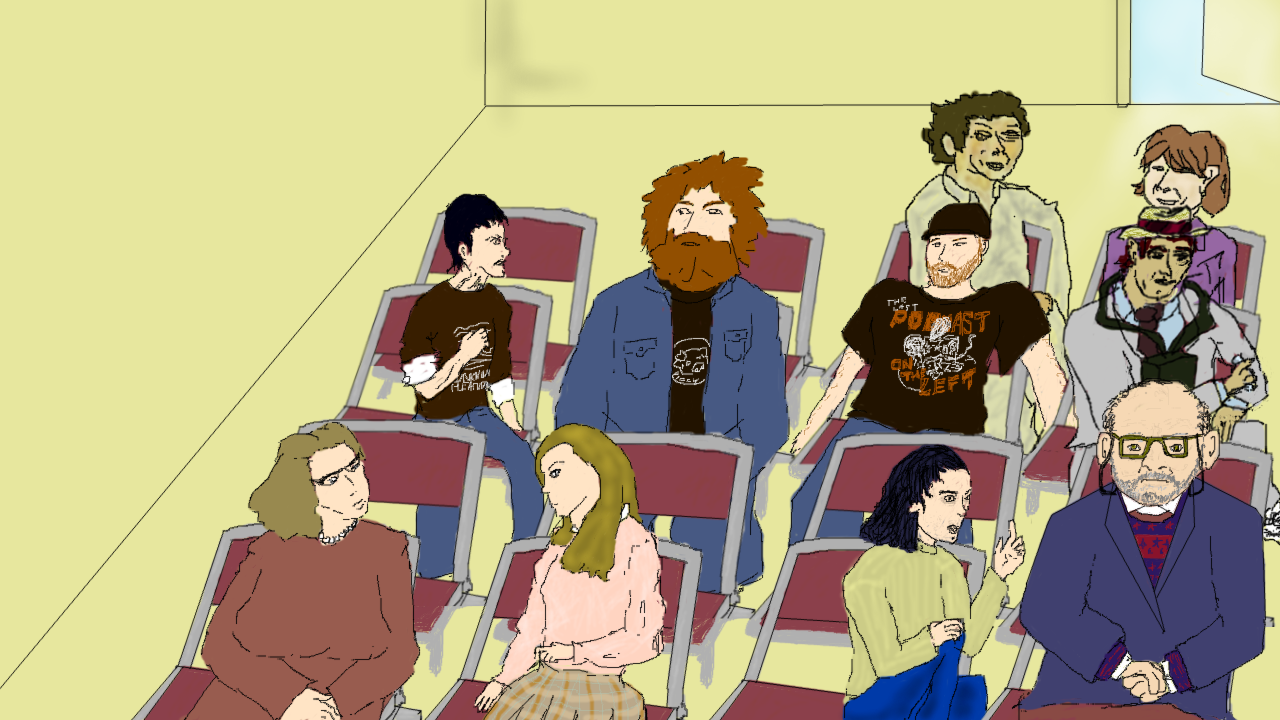
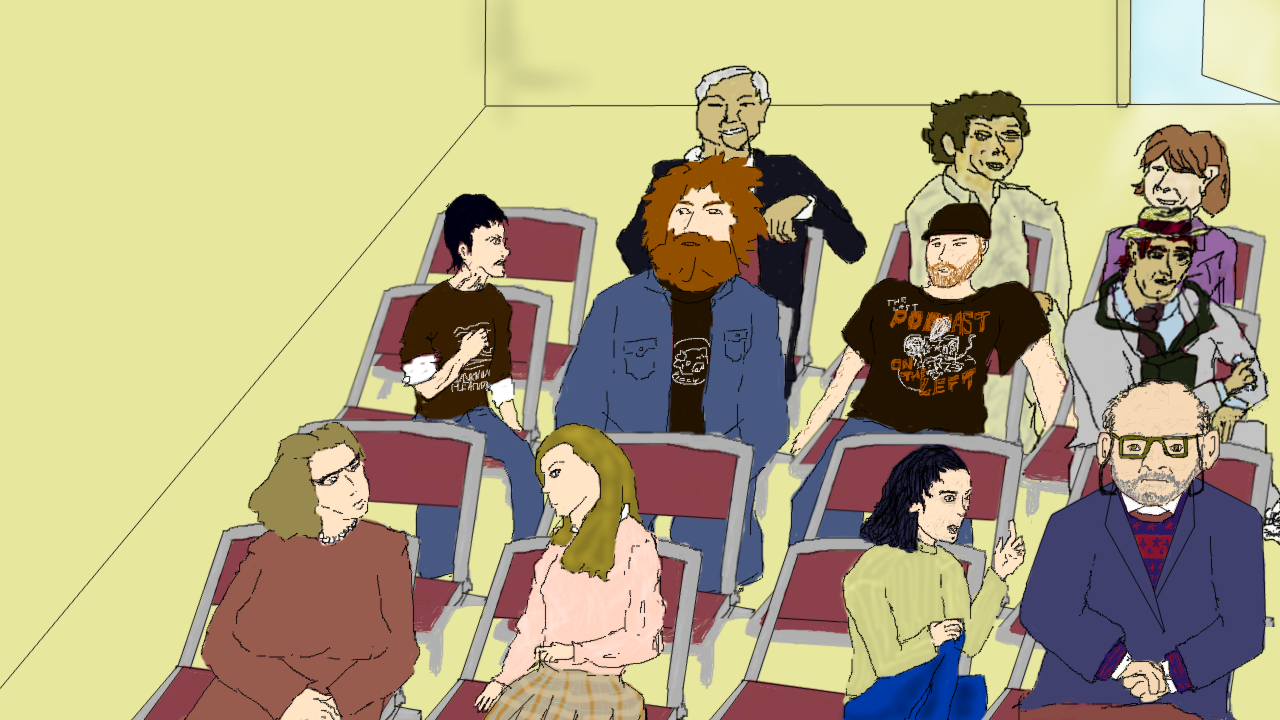
Comparing the layer stacks of the two w=1280, h=720 images. Changes:
added layer "roger corman colors #1" above "roger corman colors" over left=615, top=65, right=868, bottom=382
added layer "roger corman colors" above "row 4 seats" over left=615, top=64, right=867, bottom=403
